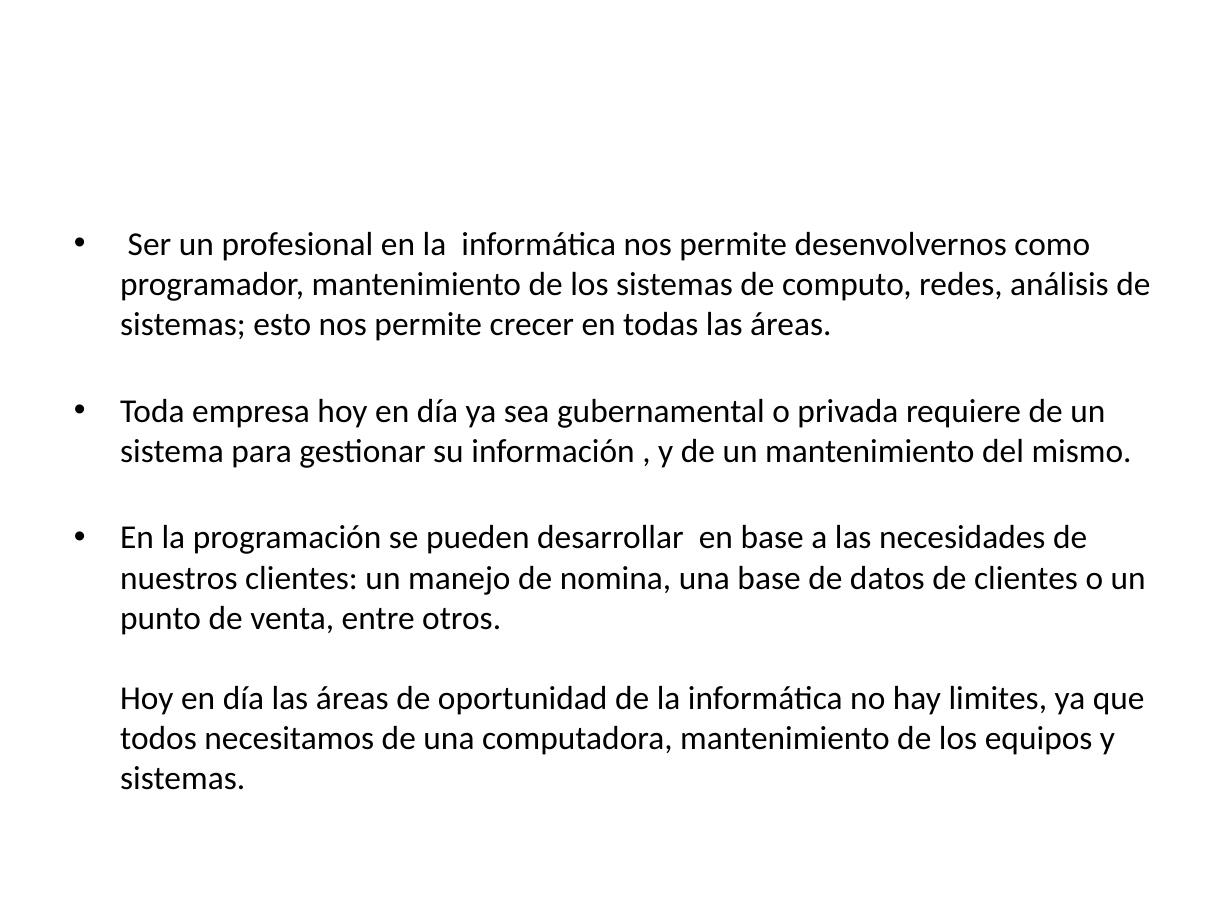
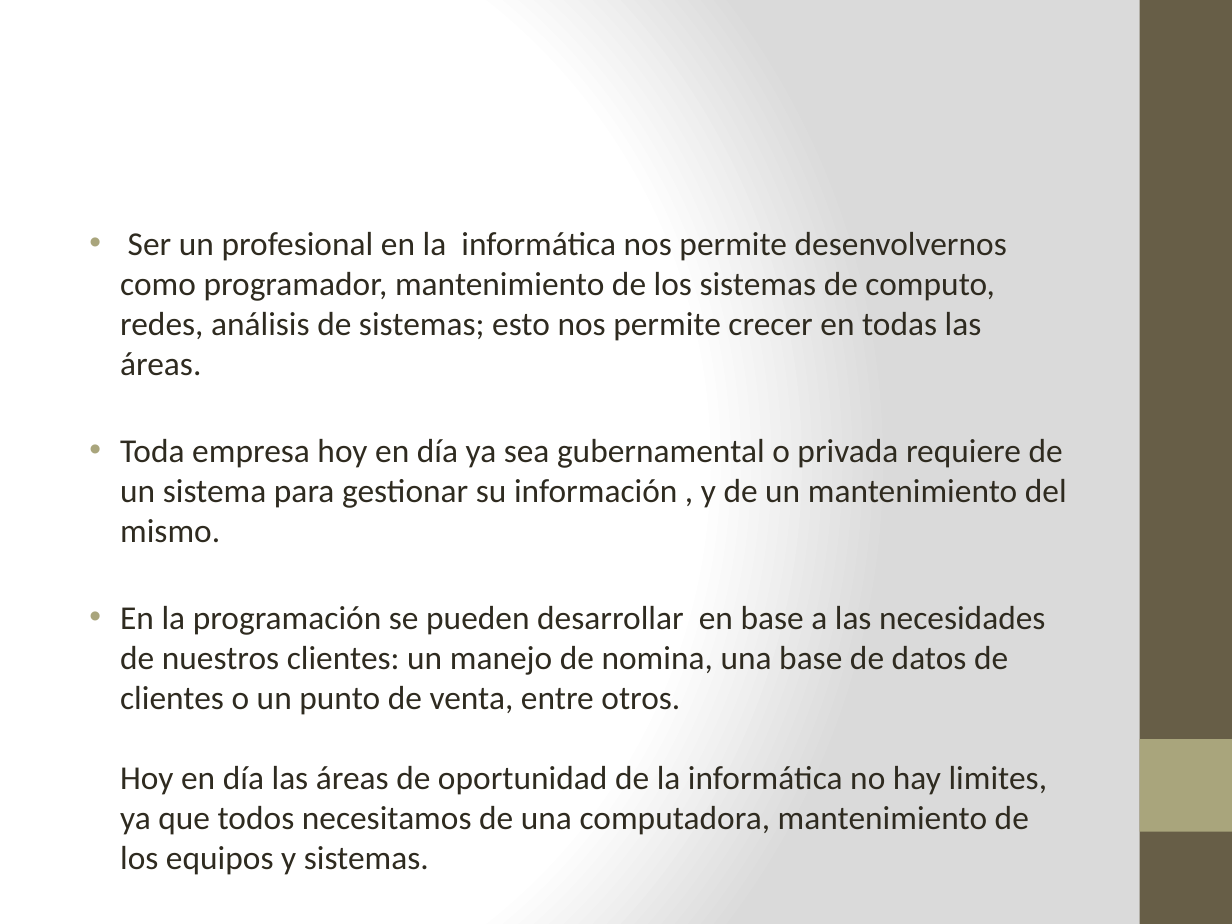
Before and after one commit to lc850/auditoria, a slide deck: slide 3 of 7 - Etapa de la justificación.pptx. Drawn at 1232x924 pixels with LibreOffice and Linux fonts; fonts in the diff are those of the drawing. Boxes give left, top, right and bottom in pixels: in the first picture for what was removed or moved away, otherwise in the second. Text is boxed around its words. In the diff, an @@ line names an element or a change of style, - is before the commit and + after.

```diff
--- a/7 - Etapa de la justificación.pptx
+++ b/7 - Etapa de la justificación.pptx
@@ background #FFFFFF to gradient #FFFFFF to #DADADA @@
@@ rectangle added at (x1=1140, y1=0, x2=1232, y2=924), fill #675E47 @@
@@ text "Ser un profesional en la ..." at (x1=120, y1=232, x2=1067, y2=875): text colour #000000 to #2F2B20; indent changed @@
@@ rectangle added at (x1=1140, y1=739, x2=1232, y2=832), fill #A9A57C @@
```
Also in this commit, not shown: 7 other slides changed, 2 other files.
